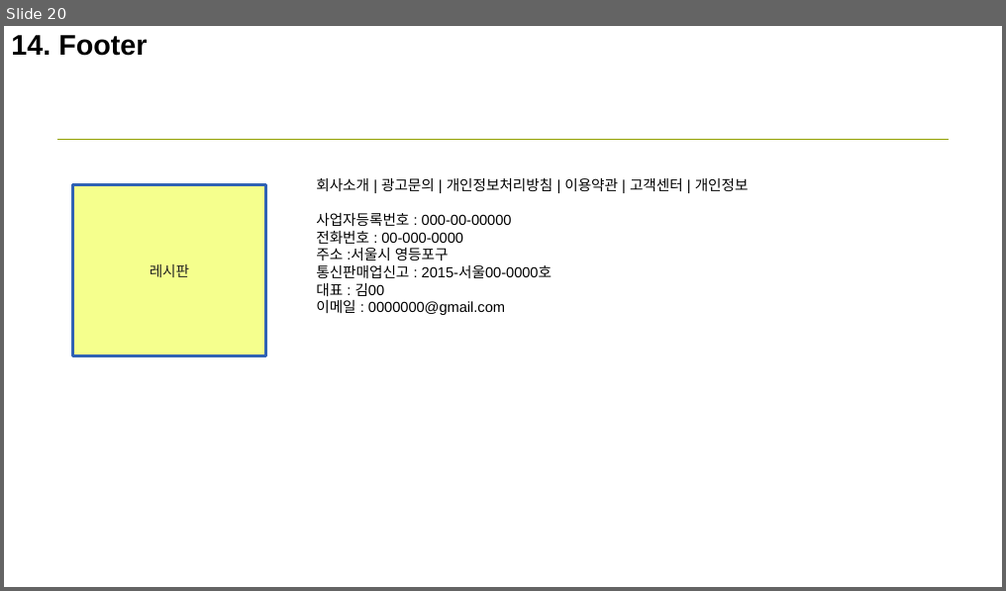
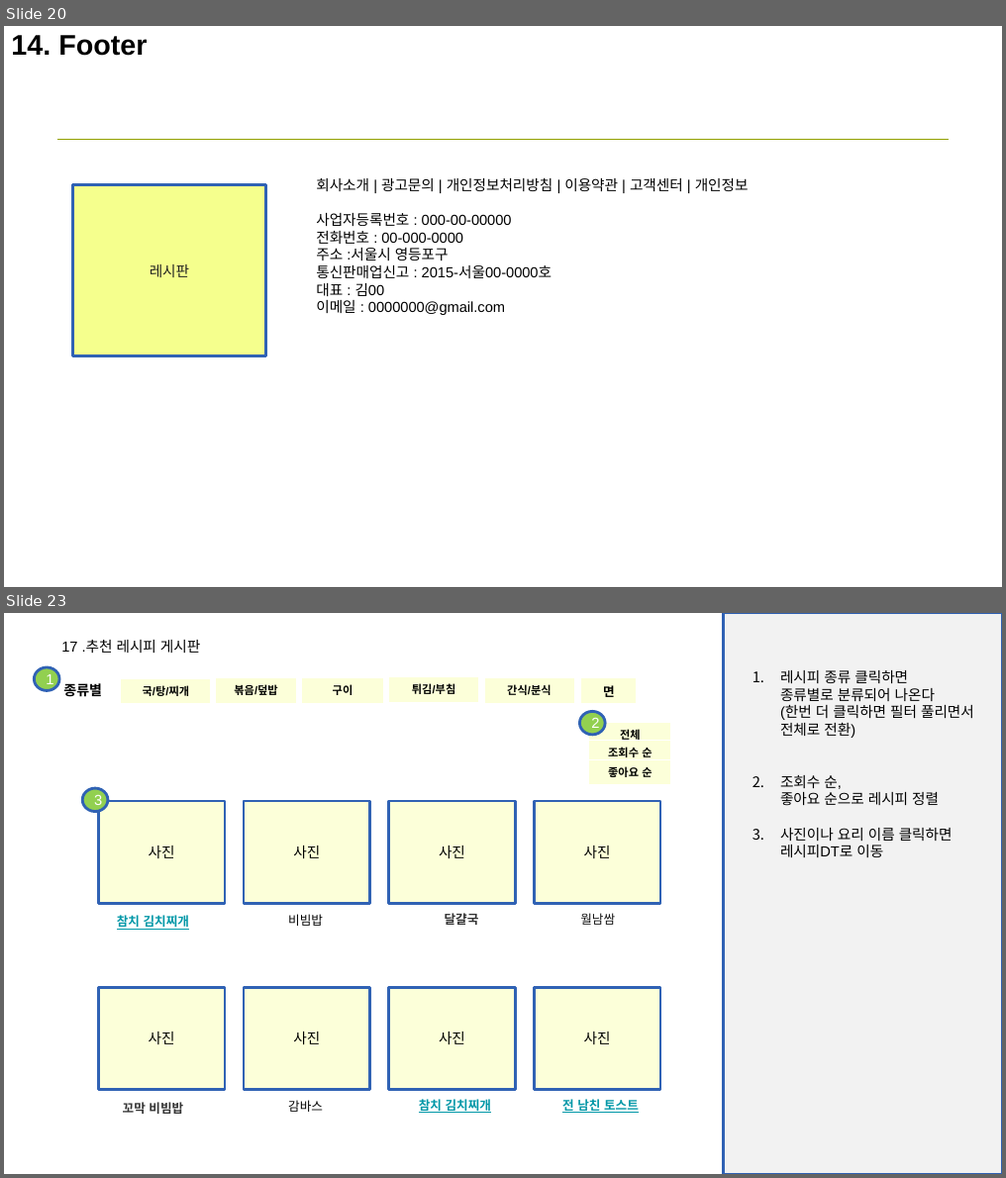
Before and after one commit to CEB79/hello01, a slide deck: 기획/2차 미니 프로젝트 스토리 보드.pptx. Shown one above the other, each under a label of ours: slide 20 before the commit, slides 20 and 23 after it; the slides between them are not shown. The pictures are 1006x591 and 1006x1178 pixels, drawn with LibreOffice and Linux fonts; fonts in the diff are those of the drawing. Boxes give left, top, right and bottom in pixels: in the first picture for what was removed or moved away, otherwise in the second. Text is boxed around its words. In the diff, an @@ line names an element or a change of style, - is before the commit and + after.

```diff
--- a/기획/2차 미니 프로젝트 스토리 보드.pptx
+++ b/기획/2차 미니 프로젝트 스토리 보드.pptx
@@ slide 23 added at (4,613,1002,1174), background #FFFFFF @@
@@ text added at (61,640,200,653), 10.5 pt, text #000000 @@
+17 .추천 레시피 게시판
@@ rectangle added at (724,613,1002,1173), fill #F2F2F2, outline #3162B5 2 pt @@
@@ ellipse added at (34,667,59,691), fill #92D050, outline #3162B5 2 pt, 10.5 pt, text #FFFFFF @@
+1
@@ text added at (780,670,974,858), 10.5 pt, text #000000 @@
+1. 레시피 종류 클릭하면
+   종류별로 분류되어 나온다
+   (한번 더 클릭하면 필터 풀리면서
+   전체로 전환)
+2. 조회수 순,
+   좋아요 순으로 레시피 정렬
+3. 사진이나 요리 이름 클릭하면
+   레시피DT로 이동
@@ text added at (63,683,102,696), 10 pt, text #000000, bold @@
+종류별
@@ table added at (121,679,211,704), 1 rows, 1 columns @@
+국/탕/찌개
@@ table added at (216,678,297,703), 1 rows, 1 columns @@
+볶음/덮밥
@@ table added at (301,678,383,703), 1 rows, 1 columns @@
+구이
@@ table added at (388,677,478,702), 1 rows, 1 columns @@
+튀김/부침
@@ table added at (484,678,574,703), 1 rows, 1 columns @@
+간식/분식
@@ table added at (581,678,637,703), 1 rows, 1 columns @@
+면
@@ ellipse added at (580,712,606,735), fill #92D050, outline #3162B5 2 pt, 10.5 pt, text #FFFFFF @@
+2
@@ table added at (589,722,671,747), 1 rows, 1 columns @@
+전체
@@ table added at (589,741,671,765), 1 rows, 1 columns @@
+조회수 순
@@ table added at (589,761,671,785), 1 rows, 1 columns @@
+좋아요 순
@@ ellipse added at (83,788,109,812), fill #92D050, outline #3162B5 2 pt, 10.5 pt, text #FFFFFF @@
+3
@@ rectangle added at (99,801,226,903), fill #FCFFD9, outline #3162B5 2 pt, 10.5 pt, text #000000 @@
+사진
@@ rectangle added at (244,801,370,903), fill #FCFFD9, outline #3162B5 2 pt, 10.5 pt, text #000000 @@
+사진
@@ rectangle added at (389,801,516,903), fill #FCFFD9, outline #3162B5 2 pt, 10.5 pt, text #000000 @@
+사진
@@ rectangle added at (534,801,660,903), fill #FCFFD9, outline #3162B5 2 pt, 10.5 pt, text #000000 @@
+사진
@@ text added at (117,915,189,930), 9 pt, text #0097A7, bold, underline @@
+참치 김치찌개
@@ text added at (288,914,323,926), 9 pt, text #000000 @@
+비빔밥
@@ text added at (445,913,479,925), 9 pt, text #333333, bold @@
+달걀국
@@ text added at (580,913,615,925), 9 pt, text #111111 @@
+월남쌈
@@ rectangle added at (99,987,226,1090), fill #FCFFD9, outline #3162B5 2 pt, 10.5 pt, text #000000 @@
+사진
@@ rectangle added at (244,987,370,1090), fill #FCFFD9, outline #3162B5 2 pt, 10.5 pt, text #000000 @@
+사진
@@ rectangle added at (389,987,516,1090), fill #FCFFD9, outline #3162B5 2 pt, 10.5 pt, text #000000 @@
+사진
@@ rectangle added at (534,987,660,1090), fill #FCFFD9, outline #3162B5 2 pt, 10.5 pt, text #000000 @@
+사진
@@ text added at (123,1102,183,1114), 9 pt, text #333333, bold @@
+꼬막 비빔밥
@@ text added at (288,1100,323,1112), 9 pt, text #000000 @@
+감바스
@@ text added at (419,1099,491,1113), 9 pt, text #0097A7, bold, underline @@
+참치 김치찌개
@@ text added at (562,1099,639,1113), 9 pt, text #0097A7, bold, underline @@
+전 남친 토스트
```
Also in this commit, not shown: 13 slides changed, 5 other slides added.
